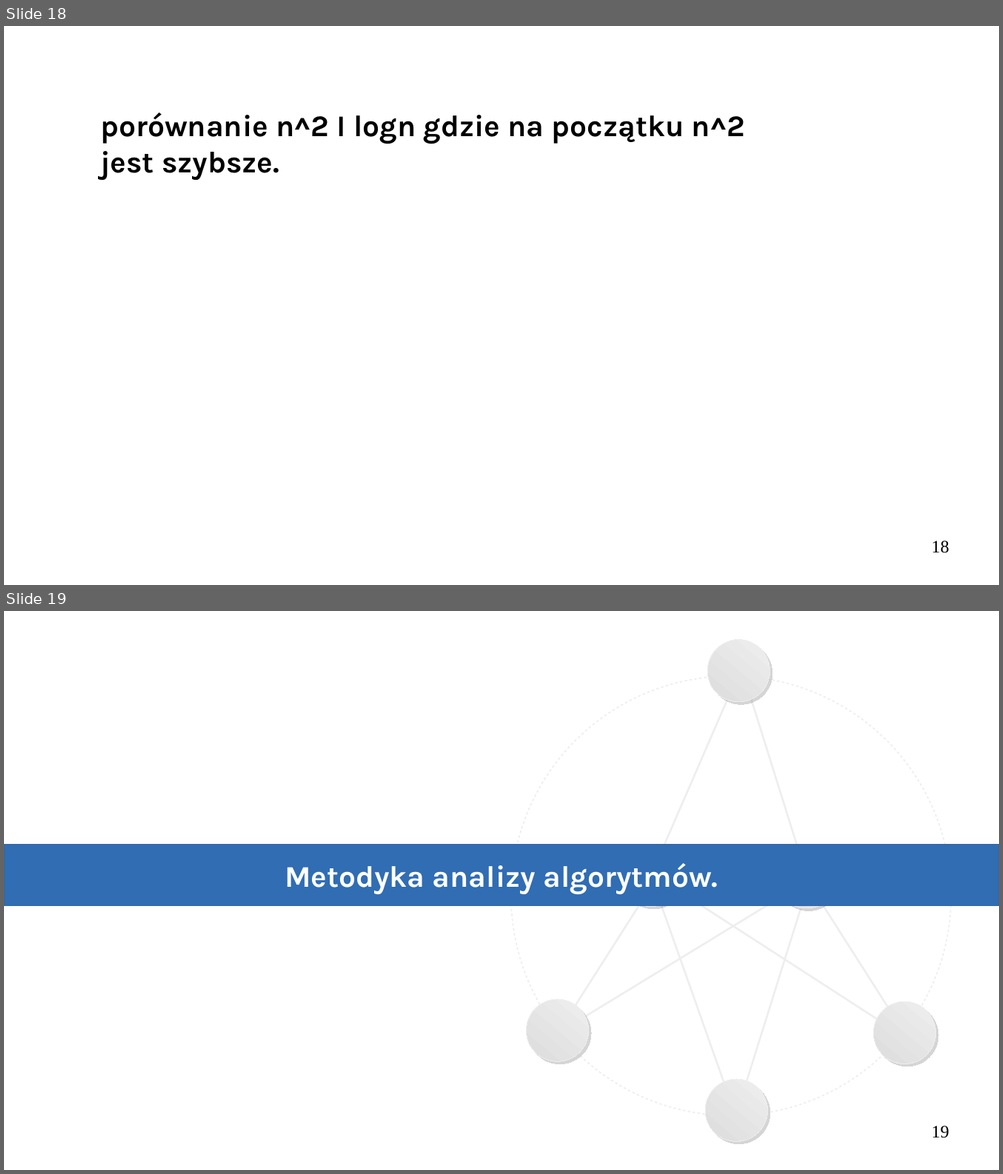
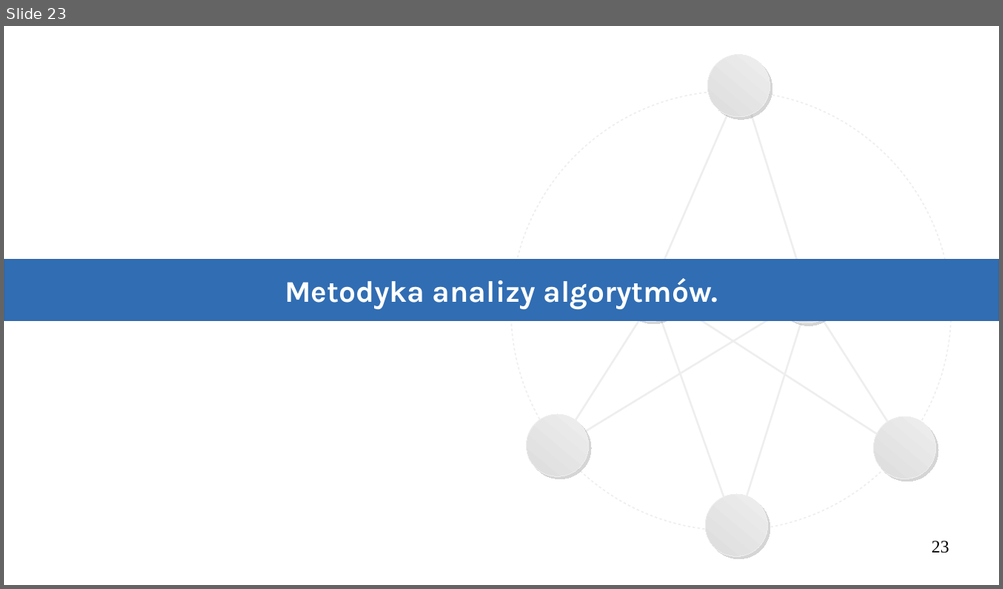
Before and after one commit to Michael-Wisniewski/algorithmic-workshop, a slide deck: gotowa.odp. Shown one above the other, each under a label of ours: slides 18 and 19 before the commit, slide 23 after it. The pictures are 1003x1174 and 1003x589 pixels, drawn with LibreOffice and Linux fonts; fonts in the diff are those of the drawing. Boxes give left, top, right and bottom in pixels: in the first picture for what was removed or moved away, otherwise in the second. Text is boxed around its words. In the diff, an @@ line names an element or a change of style, - is before the commit and + after.

```diff
--- a/gotowa.odp
+++ b/gotowa.odp
@@ slide 18 removed at (x1=4, y1=26, x2=999, y2=585), background #FFFFFF @@
@@ text removed at (x1=100, y1=113, x2=745, y2=181) @@
-porównanie n^2 I logn gdzie na początku n^2 jest szybsze.
@@ page number removed at (x1=931, y1=541, x2=949, y2=554) @@
-18
@@ what was slide 19 is now slide 23 @@
@@ page number at (x1=931, y1=541, x2=949, y2=554): text changed @@
-19
+23
```
Also in this commit, not shown: 1 slide changed, 5 slides added.
